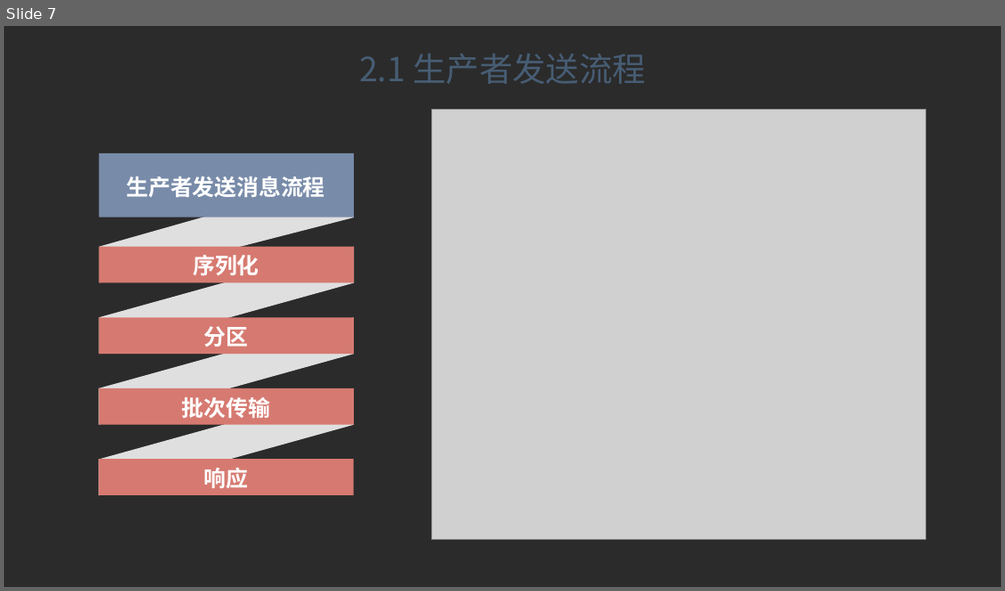
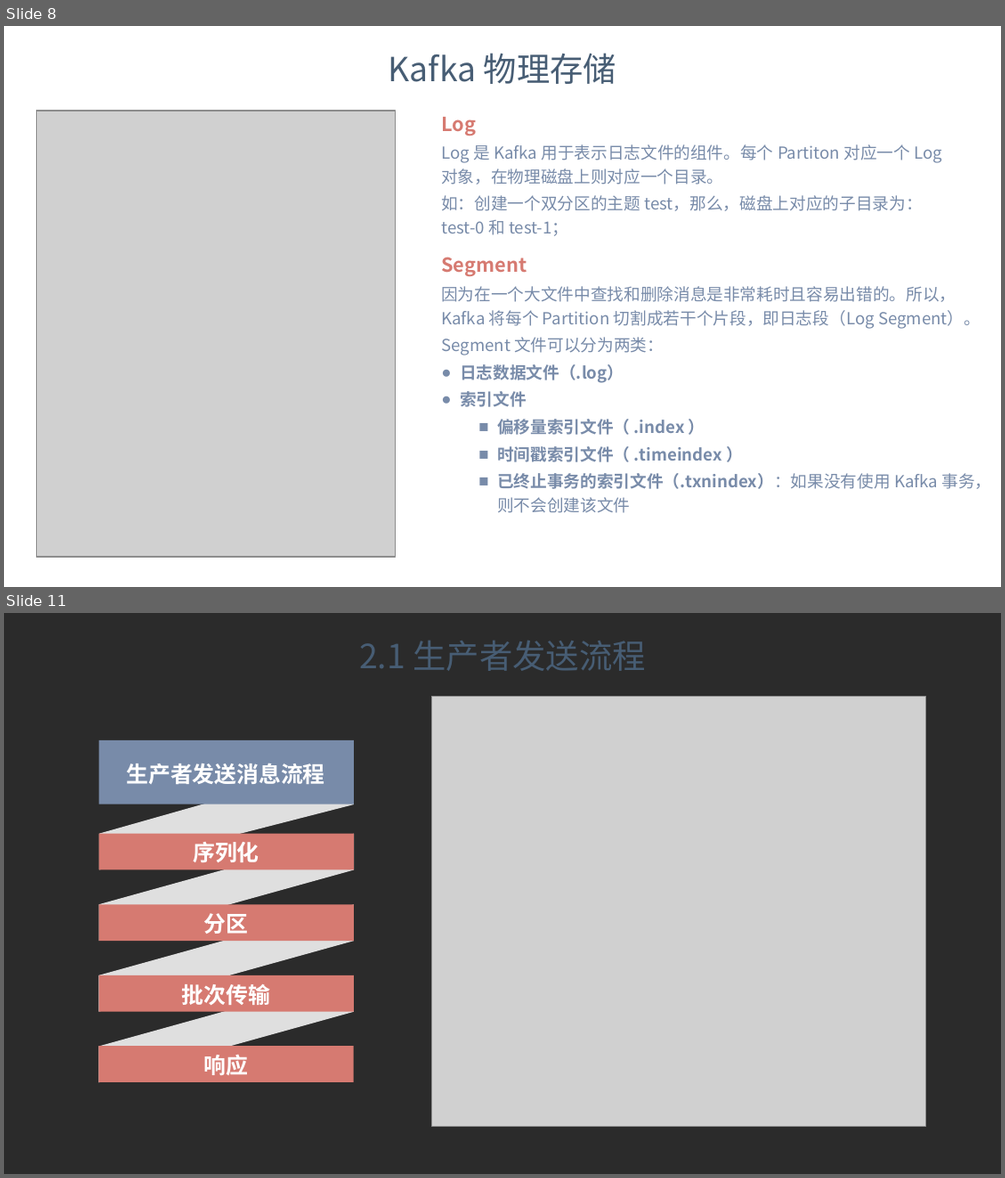
Before and after one commit to dunwu/bigdata-tutorial, a slide deck: assets/kafka/kafka.pptx. Shown one above the other, each under a label of ours: slide 7 before the commit, slides 8 and 11 after it; the slides between them are not shown. The pictures are 1005x591 and 1005x1178 pixels, drawn with LibreOffice and Linux fonts; fonts in the diff are those of the drawing; grey boxes stand for pictures; background and template pictures are left out; a plain dark background stands for a picture behind light text. Boxes give left, top, right and bottom in pixels: in the first picture for what was removed or moved away, otherwise in the second. Text is boxed around its words. In the diff, an @@ line names an element or a change of style, - is before the commit and + after.

Commit message:
docs(消息队列): 更新消息队列文档

```diff
--- a/assets/kafka/kafka.pptx
+++ b/assets/kafka/kafka.pptx
@@ slide 8 added at <box>4,26,1001,587</box>, background picture (left out) @@
@@ text added at <box>388,53,616,84</box>, 24 pt, text #475D74 @@
+Kafka 物理存储
@@ picture added at <box>37,111,395,556</box> @@
@@ text added at <box>441,117,942,236</box>, 12 pt, text #788BA9 @@
+Log
+Log 是 Kafka 用于表示日志文件的组件。每个 Partiton 对应一个 Log 对象，在物理磁盘上则对应一个目录。
+如：创建一个双分区的主题 test，那么，磁盘上对应的子目录为：test-0 和 test-1；
@@ text added at <box>441,257,991,513</box>, 12 pt, text #788BA9 @@
+Segment
+因为在一个大文件中查找和删除消息是非常耗时且容易出错的。所以，Kafka 将每个 Partition 切割成若干个片段，即日志段（Log Segment）。
+Segment 文件可以分为两类：
+● 日志数据文件（.log）
+● 索引文件
+  ■ 偏移量索引文件（ .index ）
+  ■ 时间戳索引文件（ .timeindex ）
+  ■ 已终止事务的索引文件（.txnindex）：如果没有使用 Kafka 事务，则不会创建该文件
@@ what was slide 7 is now slide 11 @@
```
Also in this commit, not shown: 16 slides changed, 6 other slides added, 7 slides removed, 5 other files.
